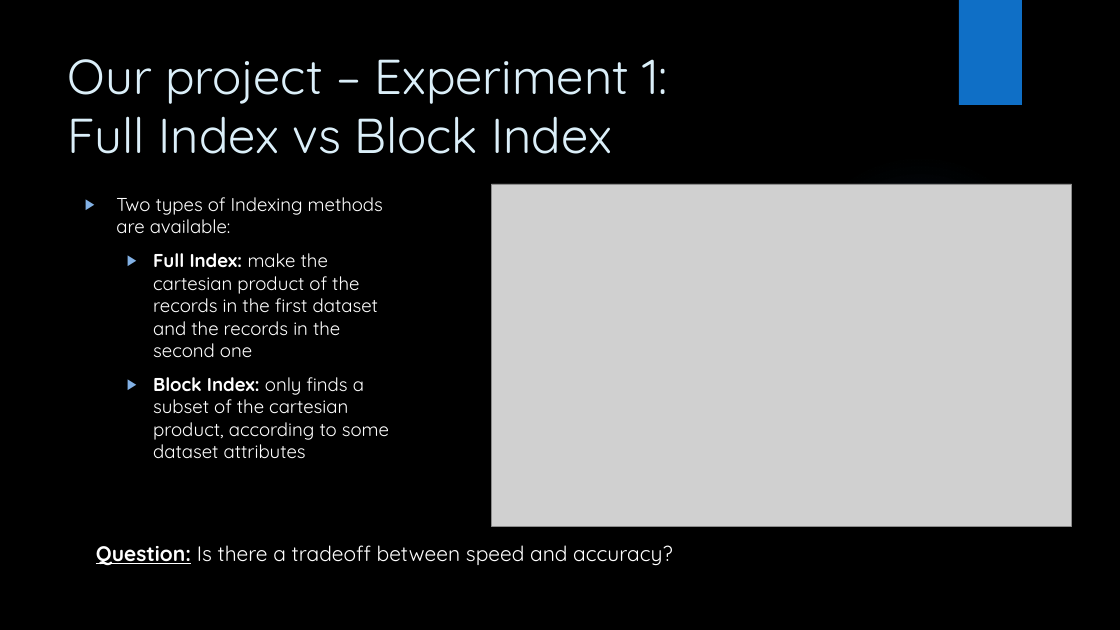
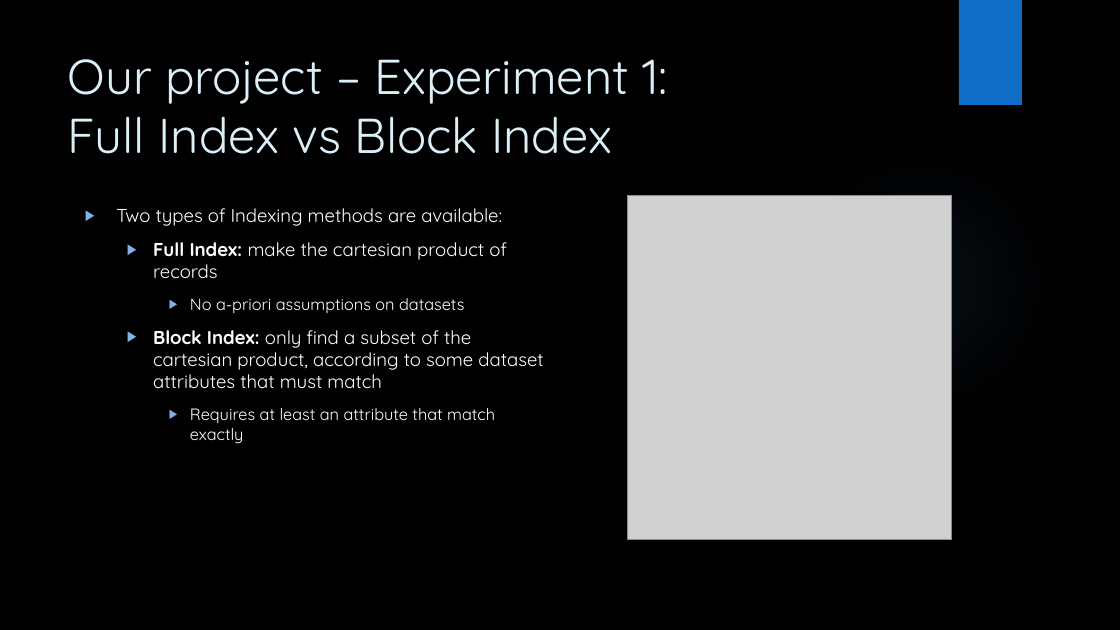
Before and after one commit to frenkowski/ML_aided_RecordLinkage, a slide deck: slide 11 of slides/Machine Learning aided Record Linkage.pptx (slide 5 before the commit). Drawn at 1120x630 pixels with LibreOffice and Linux fonts; fonts in the diff are those of the drawing; grey boxes stand for pictures; background and template pictures are left out. Boxes give left, top, right and bottom in pixels: in the first picture for what was removed or moved away, otherwise in the second. Text is boxed around its words. In the diff, an @@ line names an element or a change of style, - is before the commit and + after.

```diff
--- a/slides/Machine Learning aided Record Linkage.pptx
+++ b/slides/Machine Learning aided Record Linkage.pptx
@@ text "Two types of Indexing methods ..." moved from (x1=116, y1=197, x2=389, y2=459) to (x1=116, y1=208, x2=543, y2=444) @@
@@ picture resized from (x1=492, y1=184, x2=1072, y2=526) to (x1=628, y1=195, x2=953, y2=539) @@
@@ text at (x1=153, y1=242, x2=543, y2=444): text changed @@
-  ▶ Full Index: make the cartesian product of the records in the first dataset and the records in the second one
-  ▶ Block Index: only finds a subset of the cartesian product, according to some dataset attributes
+  ▶ Full Index: make the cartesian product of records
+    ▶ No a-priori assumptions on datasets
+  ▶ Block Index: only find a subset of the cartesian product, according to some dataset attributes that must match
+    ▶ Requires at least an attribute that match exactly
@@ text removed at (x1=96, y1=545, x2=672, y2=566) @@
-Question: Is there a tradeoff between speed and accuracy?
```
Also in this commit, not shown: 5 other slides changed, 24 slides added, 3 other files.
